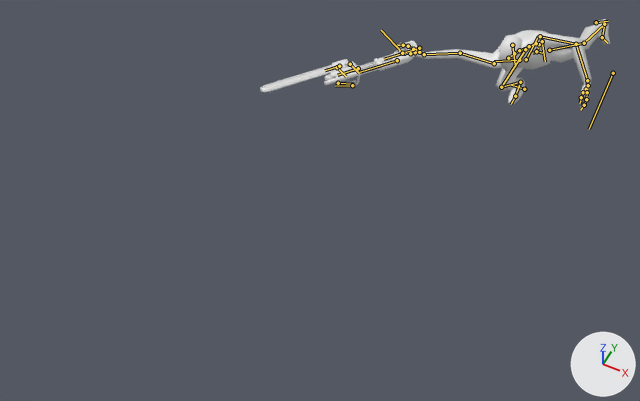
The FBX model Assets/Models/Player/final.fbx, before and after one commit.
Before and after are seen from a 50 mm lens placed at (0.96, -7.35, 5.63), pointed at (-1.21, -3.01, 0.21). Arrows for +X, +Y and +Z are at lower right; the lights stay in place. Both versions are drawn at frame 1 of the action 'Character|Attack3'; the numbers are the values there. The bones that bend it are drawn over the model as lines.

Names of what the first picture shows: 'Body'.
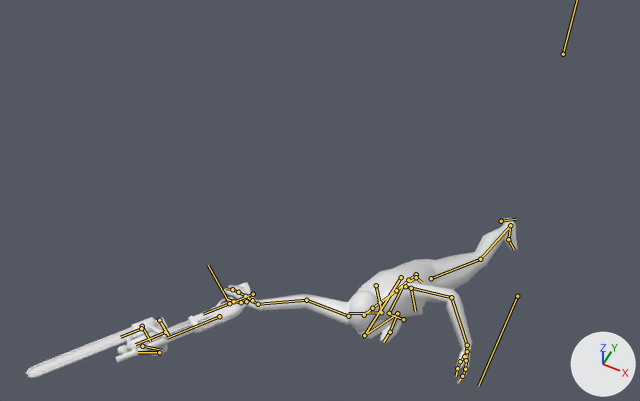
What differs and where, as boxes [x1, y1, x2, y2] in the pictures (640 x 401 px):
```json
{"object": "Body", "change": "posed", "before": [260, 19, 610, 110], "after": [26, 218, 517, 384]}
{"bone": "toe.R", "before": "(515, 96) to (511, 104)", "after": "(390, 332) to (383, 342)"}
{"bone": "GunRoot", "before": "(419, 48) to (384, 59)", "after": "(253, 294) to (203, 314)"}
```

Scene script edits in JSON lines:
```json
{"block": "bone_root", "where": "bone_root = bpy.data.objects['Character'].pose.bones['Root']"}
{"op": "set", "path": "bone_root.location", "old": "(0.0, 0.0, -11.88)", "new": "(0.0, 0.0, 0.0)"}
{"block": "bone_toe_r", "where": "bone_toe_r = bpy.data.objects['Character'].pose.bones['toe.R']  # child of 'foot.R'"}
{"op": "set", "path": "bone_toe_r.rotation_quaternion", "old": "(1.0, 0.0, 0.0, 0.0)", "new": "(0.992, 0.123, 0.0, 0.0)", "note": "degrees (0, 0, 0) -> degrees (14, 0, 0)"}
{"block": "bone_gunroot", "where": "bone_gunroot = bpy.data.objects['Character'].pose.bones['GunRoot']"}
{"op": "set", "path": "bone_gunroot.location", "old": "(3.83, 9.99, 2.67)", "new": "(3.83, 21.87, 2.69)"}
```
